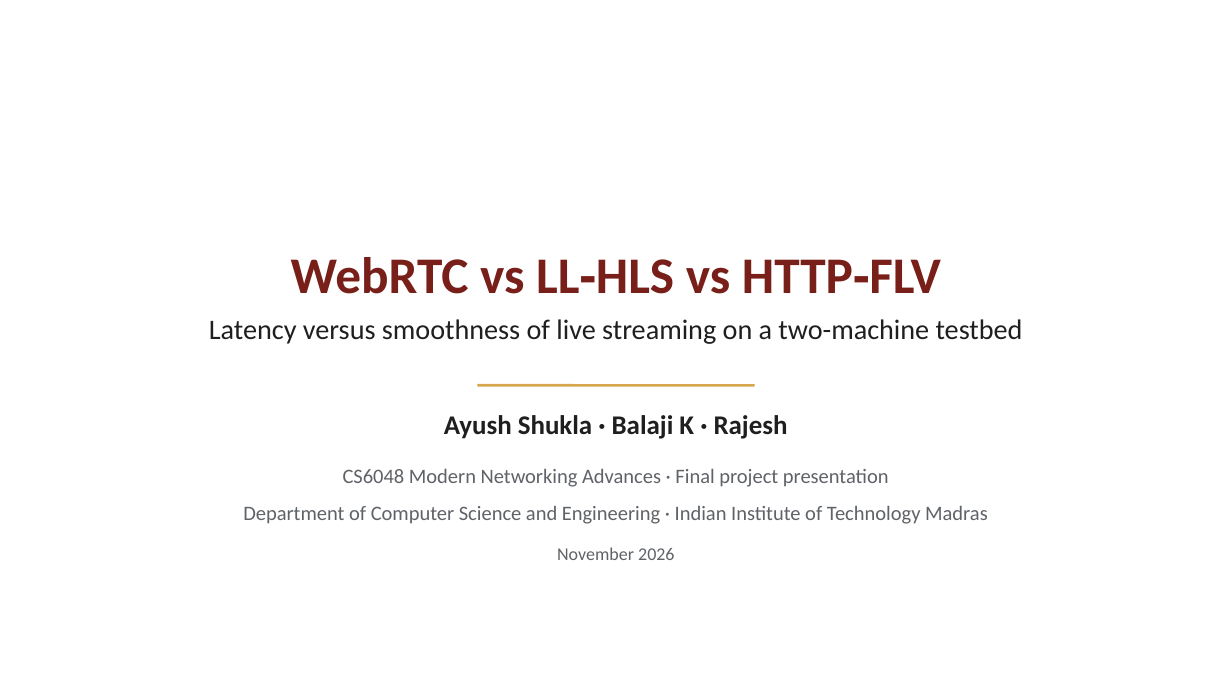
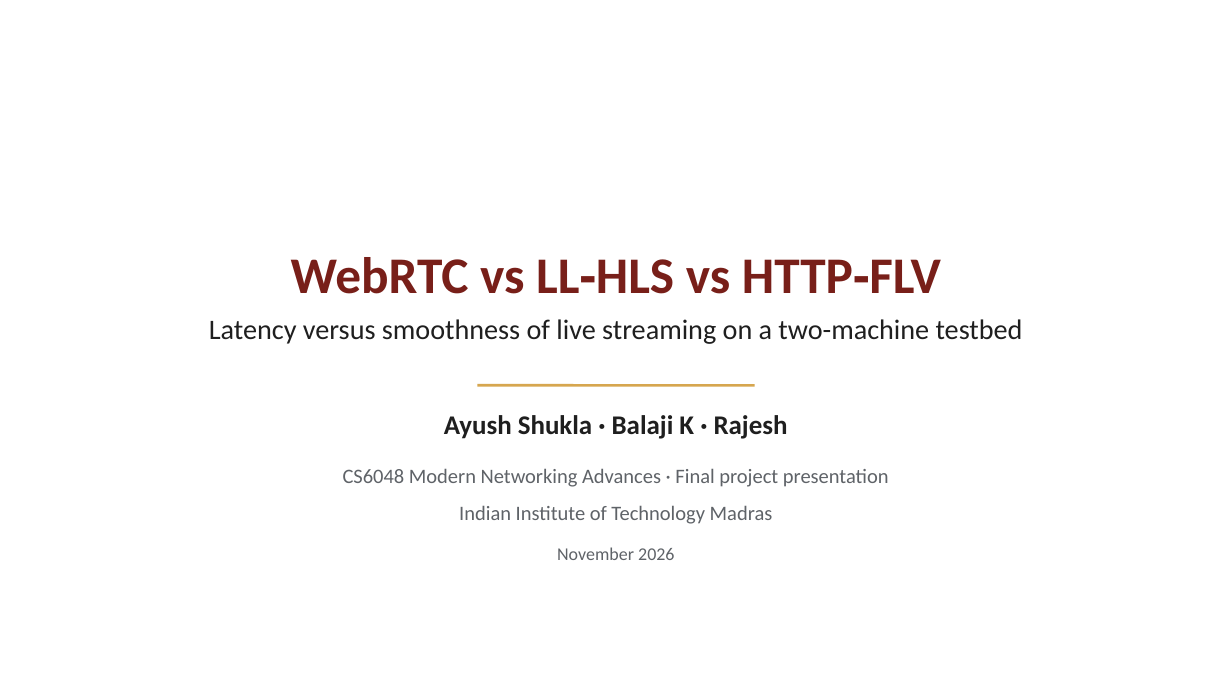
Before and after one commit to Balaji-kurakula/WebRTC_vs_LL-HLS_vs_HTTP-FLV, a slide deck: slide 1 of deliverables/new_final_two_machine/Final_Presentation_WebRTC_vs_LLHLS_vs_HTTPFLV_TwoMachine.pptx. Drawn at 1232x693 pixels with LibreOffice and Linux fonts; fonts in the diff are those of the drawing; background and template pictures are left out. Boxes give left, top, right and bottom in pixels: in the first picture for what was removed or moved away, otherwise in the second. Text is boxed around its words. In the diff, an @@ line names an element or a change of style, - is before the commit and + after.

Commit message:
updated title slide

```diff
--- a/deliverables/new_final_two_machine/Final_Presentation_WebRTC_vs_LLHLS_vs_HTTPFLV_TwoMachine.pptx
+++ b/deliverables/new_final_two_machine/Final_Presentation_WebRTC_vs_LLHLS_vs_HTTPFLV_TwoMachine.pptx
@@ text at (459, 505, 773, 524): text changed @@
-Department of Computer Science and Engineering · Indian Institute of Technology Madras
+Indian Institute of Technology Madras
```
